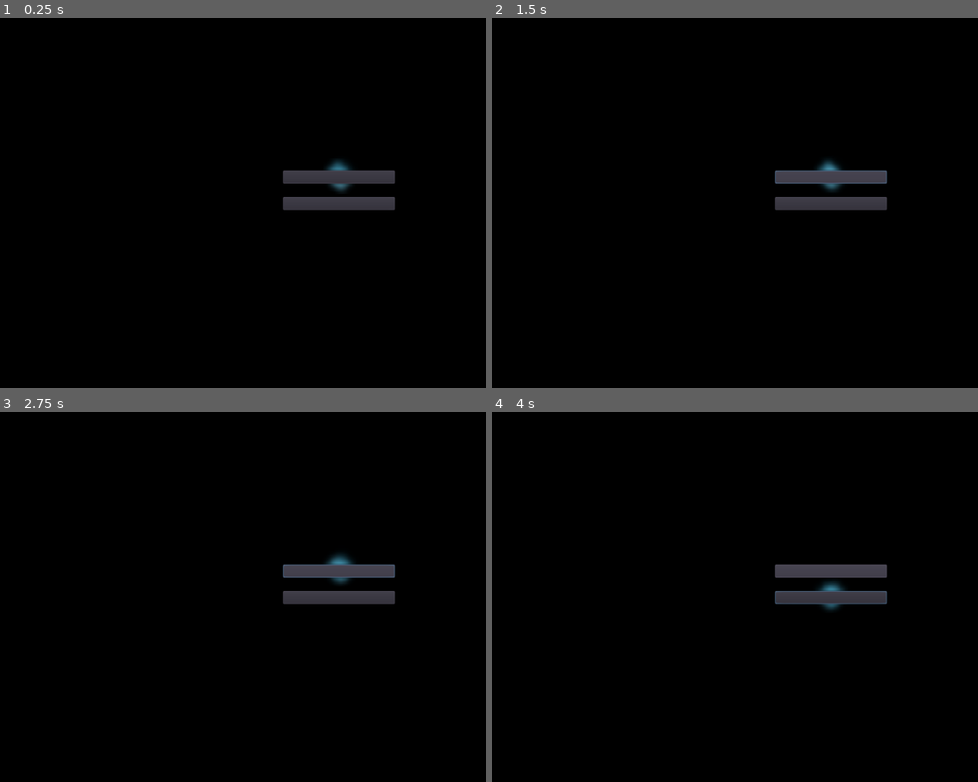
Above: before the commit, frames 1-4 (two rows, left to right).
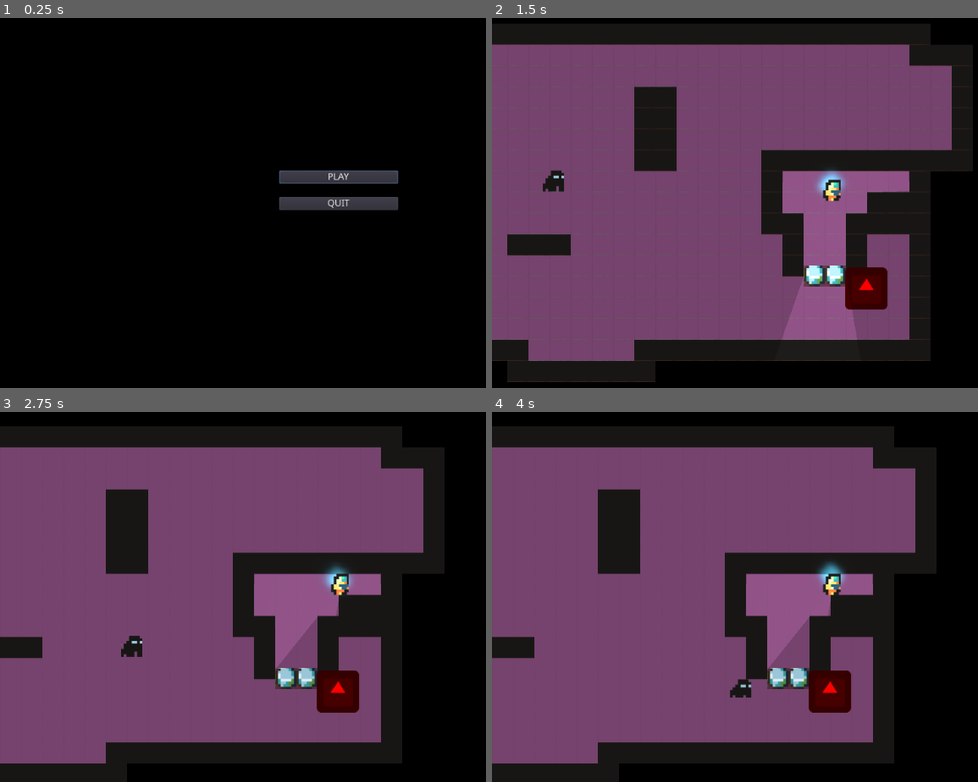
Above: after the commit, the same moments.

Repository: MxAshUp/godot-wild-jam-2
Game: Godot game, scene res://UI/MainMenu.tscn
Two runs of this game, one before a commit and one after it. Both use one fixed random seed, a clock stepped at 60 frames per second and the inputs below. This scene is started directly instead of the project's main scene. The engine's default icon, where the game draws it, is replaced by a stand-in: a white triangle on a blue panel in a dark square.
Inputs (mouse positions are in pixels of both pictures, inside the frame that each line leads up to):
- Up to frame 1 (0.25 s): no input
- Up to frame 2 (1.5 s): click (832, 177) at 0.5 s; click (832, 177) at 1.27 s
- Up to frame 3 (2.75 s): hold Right (ui_right) from 2.03 s (still down); tap Ctrl (interact) at 2.1 s; tap Space (jump) at 2.27 s
- Up to frame 4 (4 s): release Right (ui_right) at 2.78 s; hold Down (ui_down) 2.78-3.53 s; tap Ctrl (interact) at 2.85, 3.6 s; tap Space (jump) at 3.02 s; hold Right (ui_right) from 3.53 s (still down)

The runs differ from the first frame. In frame 1, 0.4% of the frame differs, in the area x 57-83%, y 38-53%; in frame 2, 67%, in the area x 0-99%, y 6-99%; in frame 3, 60%; in frame 4, 60%.
Error after the commit: Invalid call. Nonexistent function 'get_signal_list' in base 'Nil'. (res://LevelComponents/Hostage.gd:151)

Commit message:
Improved Main Menu. Needs juice

Diff:
--- a/Global/LevelHandler.gd
+++ b/Global/LevelHandler.gd
@@ -22,3 +22,9 @@
 
 func restart():
 	SceneBrowser.change_scene( level_array[ current_level ] )
+
+
+func start_game():
+	#Begin the game from the beginning.
+	current_level = 0
+	SceneBrowser.change_scene( level_array[ current_level ] )
--- a/UI/MainMenu.gd
+++ b/UI/MainMenu.gd
@@ -4,7 +4,7 @@
 #The main menu.
 
 
-onready var ghost = $Ghost
+onready var ghost = $VBox/Ghost
 
 
 func _ready():
@@ -22,8 +22,54 @@
 	ghost.position.y = $VBox.rect_position.y + 30
 
 
+	#Connect the buttons
+	$VBox/Play.connect( "pressed", self, "play_pressed" )
+	$VBox/Quit.connect( "pressed", self, "quit_pressed" )
+	$VBox/Return.connect( "pressed", self, "return_pressed" )
+	$VBox/TrueQuit.connect( "pressed", self, "true_quit_pressed" )
+
+	#Start menu on Play
+	$VBox/Play.grab_focus()
+
+
+func play_pressed():
+	#Begin the game.
+	LevelHandler.start_game()
+
+
+
+func quit_pressed():
+	#Bring up the popup menu.
+	$VBox/Play.hide()
+	$VBox/Quit.hide()
+
+
+	#Remove these eventually
+	$VBox/Return.show()
+	$VBox/Return.grab_focus()
+	$VBox/TrueQuit.show()
+
+
+
 func _process(delta):
 	if Input.is_action_just_pressed( "ui_down" ) :
 		ghost.position = $VBox.rect_position
 		ghost.position.y = ghost.position.y + 70
 		ghost.position.x = ghost.position.x + 85
+
+
+
+func return_pressed():
+	#Go back to the previous menu.
+	$VBox/Return.hide()
+	$VBox/TrueQuit.hide()
+
+	#Remove this eventually.
+	$VBox/Play.show()
+	$VBox/Play.grab_focus()
+	$VBox/Quit.show()
+
+
+
+func true_quit_pressed():
+	get_tree().quit()
--- a/UI/MainMenu.tscn
+++ b/UI/MainMenu.tscn
@@ -6,16 +6,13 @@
 [node name="MainMenu" type="Node2D"]
 script = ExtResource( 1 )
 
-[node name="Ghost" parent="." instance=ExtResource( 2 )]
-position = Vector2( 85.9173, 27.4216 )
-
 [node name="VBox" type="VBoxContainer" parent="."]
 anchor_left = 0.0
 anchor_top = 0.0
 anchor_right = 0.0
 anchor_bottom = 1.0
-margin_right = 169.0
-margin_bottom = 96.0
+margin_right = 180.0
+margin_bottom = 100.0
 rect_pivot_offset = Vector2( 83.3302, 47.9353 )
 rect_clip_content = false
 mouse_filter = 1
@@ -24,18 +21,19 @@
 size_flags_vertical = 1
 custom_constants/separation = 20
 alignment = 1
-_sections_unfolded = [ "Grow Direction", "custom_constants" ]
+_sections_unfolded = [ "custom_constants" ]
 
 [node name="Play" type="Button" parent="VBox"]
 anchor_left = 0.0
 anchor_top = 0.0
 anchor_right = 0.0
 anchor_bottom = 0.0
-margin_top = 18.0
-margin_right = 169.0
-margin_bottom = 38.0
+margin_top = 40.0
+margin_right = 180.0
+margin_bottom = 60.0
 rect_pivot_offset = Vector2( 0, 0 )
 rect_clip_content = false
+focus_neighbour_bottom = NodePath("../Quit")
 focus_mode = 2
 mouse_filter = 0
 mouse_default_cursor_shape = 0
@@ -45,19 +43,23 @@
 enabled_focus_mode = 2
 shortcut = null
 group = null
+text = "PLAY"
 flat = false
 align = 1
+_sections_unfolded = [ "Focus" ]
 
-[node name="Quit" type="Button" parent="VBox"]
+[node name="Return" type="Button" parent="VBox"]
+visible = false
 anchor_left = 0.0
 anchor_top = 0.0
 anchor_right = 0.0
 anchor_bottom = 0.0
-margin_top = 58.0
-margin_right = 169.0
-margin_bottom = 78.0
+margin_top = 40.0
+margin_right = 180.0
+margin_bottom = 60.0
 rect_pivot_offset = Vector2( 0, 0 )
 rect_clip_content = false
+focus_neighbour_bottom = NodePath("../TrueQuit")
 focus_mode = 2
 mouse_filter = 0
 mouse_default_cursor_shape = 0
@@ -67,6 +69,63 @@
 enabled_focus_mode = 2
 shortcut = null
 group = null
+text = "RETURN"
 flat = false
 align = 1
-_sections_unfolded = [ "Rect" ]
+_sections_unfolded = [ "Focus" ]
+
+[node name="TrueQuit" type="Button" parent="VBox"]
+visible = false
+anchor_left = 0.0
+anchor_top = 0.0
+anchor_right = 0.0
+anchor_bottom = 0.0
+margin_top = 60.0
+margin_right = 180.0
+margin_bottom = 80.0
+rect_pivot_offset = Vector2( 0, 0 )
+rect_clip_content = false
+focus_neighbour_top = NodePath("../Return")
+focus_mode = 2
+mouse_filter = 0
+mouse_default_cursor_shape = 0
+size_flags_horizontal = 1
+size_flags_vertical = 1
+toggle_mode = false
+enabled_focus_mode = 2
+shortcut = null
+group = null
+text = "QUIT GAME"
+flat = false
+align = 1
+_sections_unfolded = [ "Focus" ]
+
+[node name="Quit" type="Button" parent="VBox"]
+anchor_left = 0.0
+anchor_top = 0.0
+anchor_right = 0.0
+anchor_bottom = 0.0
+margin_top = 80.0
+margin_right = 180.0
+margin_bottom = 100.0
+rect_pivot_offset = Vector2( 0, 0 )
+rect_clip_content = false
+focus_neighbour_top = NodePath("../Play")
+focus_mode = 2
+mouse_filter = 0
+mouse_default_cursor_shape = 0
+size_flags_horizontal = 1
+size_flags_vertical = 1
+toggle_mode = false
+enabled_focus_mode = 2
+shortcut = null
+group = null
+text = "QUIT"
+flat = false
+align = 1
+_sections_unfolded = [ "Focus" ]
+
+[node name="Ghost" parent="VBox" instance=ExtResource( 2 )]
+visible = false
+position = Vector2( 90, 50 )
+_sections_unfolded = [ "Transform", "process_material" ]
